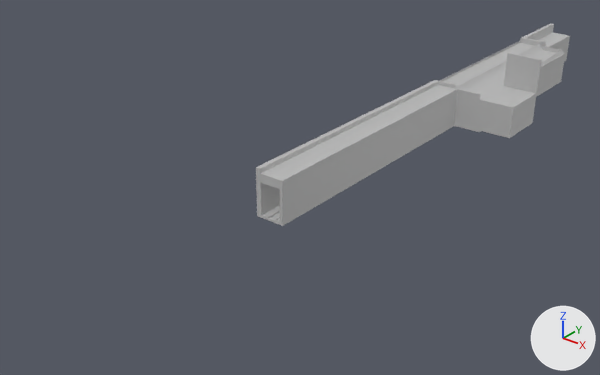
Two versions of the FBX model Assets/Models/platform.fbx, one commit apart.
The view is the same before and after, from a 50 mm lens placed at (0.588, -1.35, 0.5), pointed at (-0.087, -0.507, -0.023). Lighting does not change. The marker at lower right points along +X, +Y and +Z. Where no turn or scale is listed for an object, it has been applied to the vertices. Vertices at the same position are counted once.

The first picture shows 'pCube1', 'pasted__pCube3'.
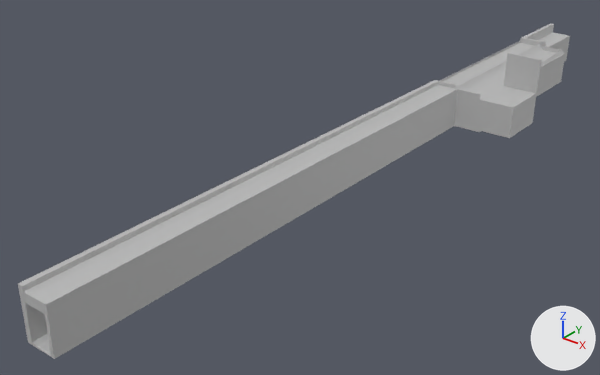
Diff of the bpy script that builds the scene:
```diff
--- a/Assets/Models/platform.fbx.py
+++ b/Assets/Models/platform.fbx.py
@@ me_mesh @@
 me_mesh.from_pydata(...)  # 233 vertices, 195 faces; spans x -0.036..0.104, y -0.648..0.244, z -0.002..0.109
 # used by ob_pcube1; location = (-0.012, 0.004, 0.002)
 # before: 151 (-0.036, -0.648, -0.002) at pixel (257, 216), 152 (0.002, -0.648, -0.002) at pixel (280, 224), 153 (0.002, -0.648, 0.002) at pixel (279, 222), 154 (0.002, -0.648, 0.002) at pixel (279, 222), 155 (-0.005, -0.648, 0.002) at pixel (275, 220)
 # before: 156 (-0.007, -0.648, 0.002) at pixel (274, 220), 157 (-0.017, -0.648, 0.002) at pixel (268, 218), 158 (-0.019, -0.648, 0.002) at pixel (267, 217), 159 (-0.029, -0.648, 0.002) at pixel (261, 215), 160 (-0.036, -0.648, 0.002) at pixel (257, 213)
 # before: 161 (-0.029, -0.648, 0.009) at pixel (261, 210), 162 (-0.036, -0.648, 0.009) at pixel (256, 208), 163 (-0.029, -0.648, 0.058) at pixel (260, 175), 164 (-0.029, -0.648, 0.067) at pixel (260, 168), 165 (-0.036, -0.648, 0.067) at pixel (255, 167)
 # before: 166 (0.007, -0.648, -0.002) at pixel (282, 225), 167 (0.007, -0.648, 0.002) at pixel (282, 223), 168 (0.002, -0.648, 0.002) at pixel (279, 222), 169 (0.007, -0.648, 0.002) at pixel (282, 223), 170 (0.007, -0.648, 0.015) at pixel (282, 214)
 # before: 171 (0.002, -0.648, 0.015) at pixel (279, 213), 172 (0.007, -0.648, 0.061) at pixel (282, 181), 173 (0.002, -0.648, 0.061) at pixel (279, 180), 174 (0.002, -0.648, 0.048) at pixel (279, 189), 175 (-0.03, -0.648, 0.061) at pixel (260, 173)
 # before: 176 (-0.03, -0.648, 0.048) at pixel (260, 182)
+# me_mesh part 1
+for i in [*range(151, 177)]: me_mesh.vertices[i].co += Vector((0.0, -0.345, 0.0))
 me_mesh.materials.append(mat_lambert1)
```

Where the change shows, as pixel boxes [x1, y1, x2, y2] in the pictures (600 x 375 px; the box of a moved part takes in the faces that stretch with it):
'pCube1', reshaped (76% wider, 65% taller): before [256, 23, 570, 226]; after [18, 23, 570, 359]
part 1 of me_mesh, moved or reshaped: before [256, 166, 284, 226]; after [18, 166, 284, 359]
